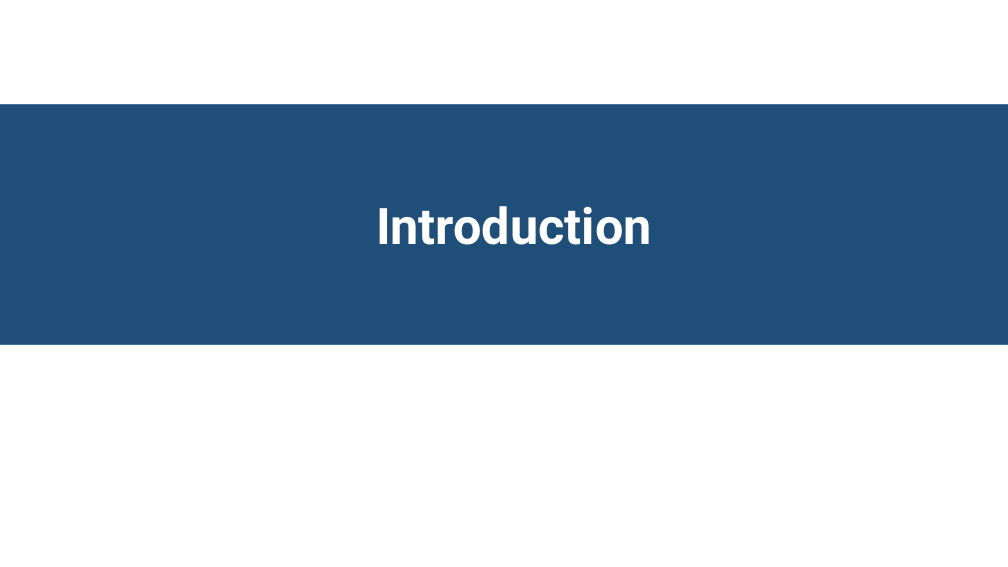
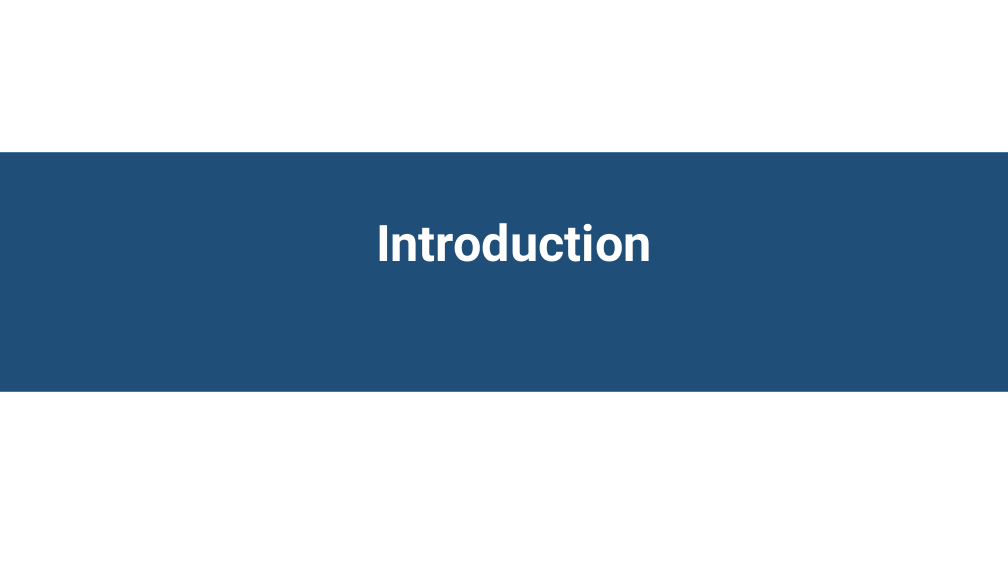
Before and after one commit to Ahak99/Data-Data-Challenge, a slide deck: slide 3 of docs/Présentation - Analyse des prix des montres de luxe Panerai.pptx. Drawn at 1008x567 pixels with LibreOffice and Linux fonts; fonts in the diff are those of the drawing. Boxes give left, top, right and bottom in pixels: in the first picture for what was removed or moved away, otherwise in the second. Text is boxed around its words. In the diff, an @@ line names an element or a change of style, - is before the commit and + after.

```diff
--- a/docs/Présentation - Analyse des prix des montres de luxe Panerai.pptx
+++ b/docs/Présentation - Analyse des prix des montres de luxe Panerai.pptx
@@ rectangle: place and size @@
-rectangle at (0,105,1008,345)
+rectangle at (0,152,1008,392)
@@ text "Introduction": place and size @@
-text "Introduction" at (376,206,652,245)
+text "Introduction" at (376,223,652,262)
```
Also in this commit, not shown: 4 other slides changed, 21 slides added, 18 slides removed, 6 other files.
